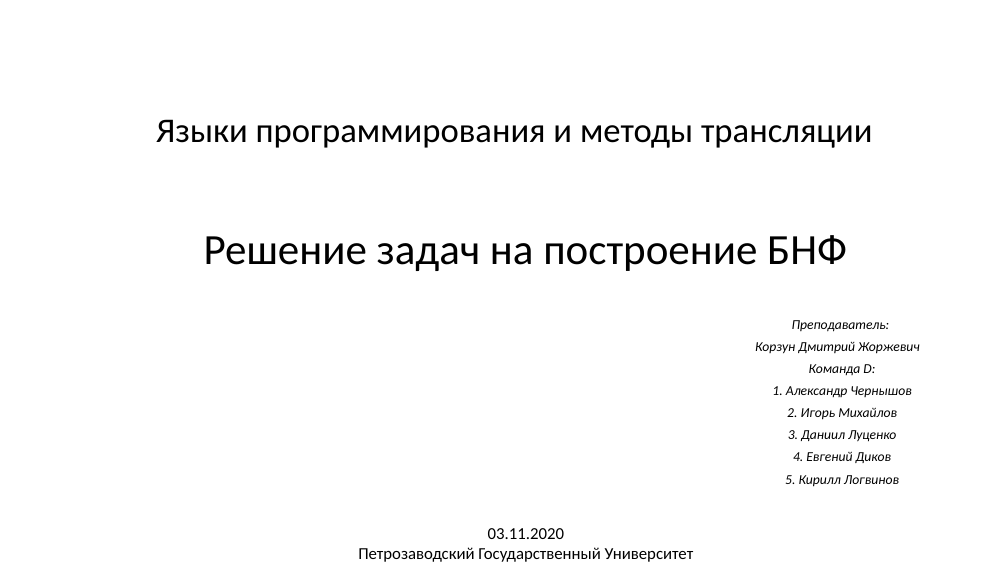
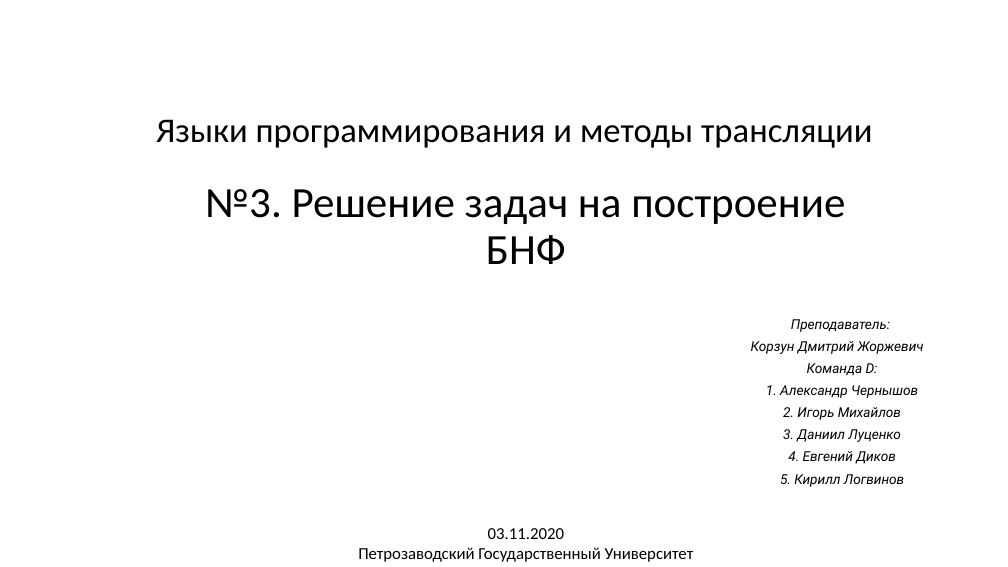
Before and after one commit to goddamnteam/korzun, a slide deck: slide 1 of task3.pptx. Drawn at 1008x567 pixels with LibreOffice and Linux fonts; fonts in the diff are those of the drawing. Boxes give left, top, right and bottom in pixels: in the first picture for what was removed or moved away, otherwise in the second. Text is boxed around its words. In the diff, an @@ line names an element or a change of style, - is before the commit and + after.

```diff
--- a/task3.pptx
+++ b/task3.pptx
@@ title at (205,189,845,264): text changed @@
-Решение задач на построение БНФ
+№3. Решение задач на построение БНФ
@@ subtitle "Преподаватель:" at (751,319,924,487): font Calibri to Roboto @@
```
Also in this commit, not shown: 14 other slides changed.
